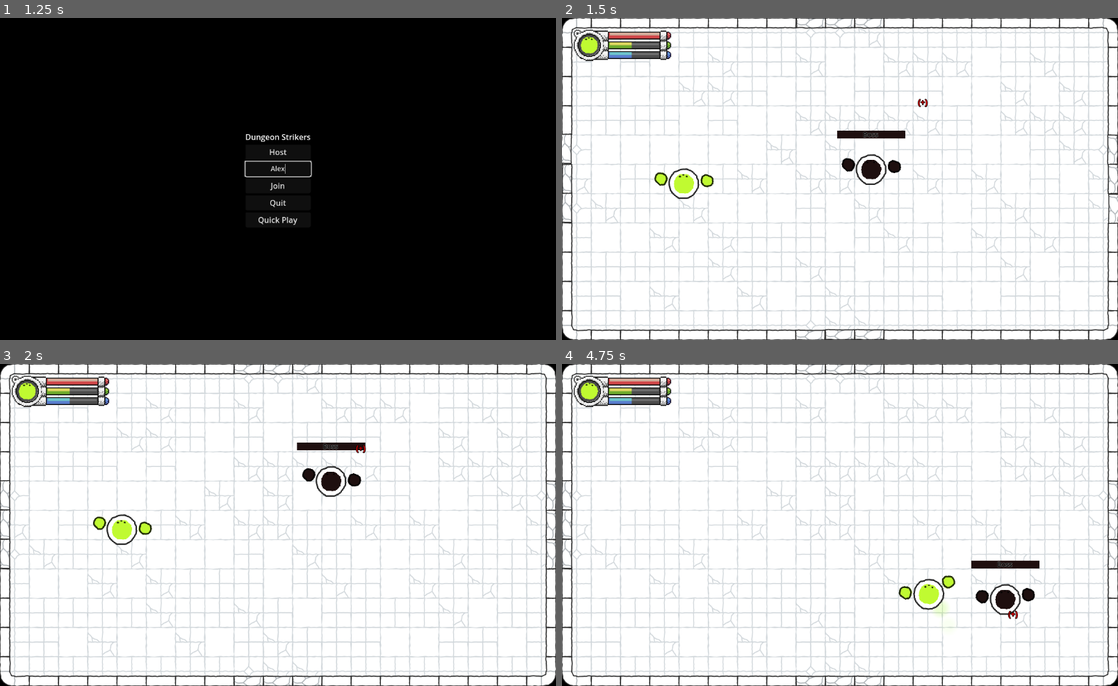
Above: before the commit, frames 1-4 (two rows, left to right).
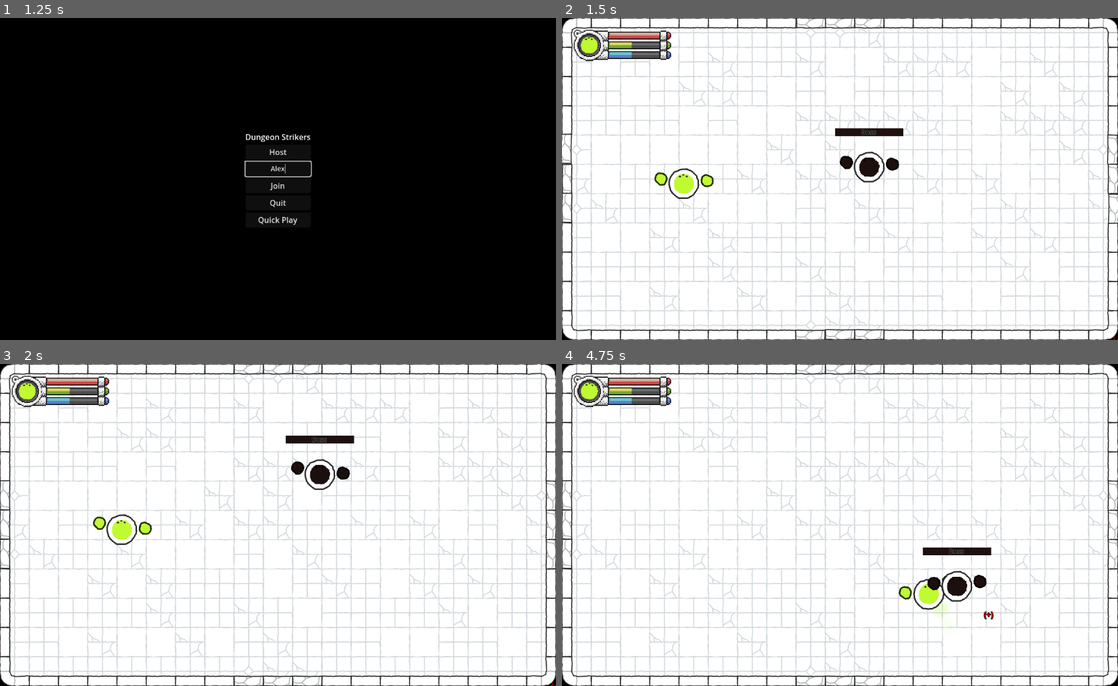
Above: after the commit, the same moments.

Repository: Tohzt/Dungeon-Strikers-2D
Game: Godot game, scene res://Main Menu/Main Menu.tscn
The game is run twice, just before and just after one commit, with the same random seed, the same clock (stepped at 60 frames per second) and the same inputs.
Inputs (mouse positions are in pixels of both pictures, inside the frame that each line leads up to):
- Up to frame 1 (1.25 s): click (278, 169) at 0.52 s; type "Alex" at 0.6 s
- Up to frame 2 (1.5 s): click "Quick Play" at 1.25 s
- Up to frame 3 (2 s): no input
- Up to frame 4 (4.75 s): move the mouse to (962, 508) at 2.02 s; hold D (move_right) 2.03-2.78 s; tap one key every 0.75 s from 2.1 s: Down (look_down) Left (look_left) Right (look_right) Up (look_up); click (962, 508) at 2.17 s; move the mouse to (728, 541) at 2.77 s; hold S (move_down) 2.78-3.53 s; move the mouse to (895, 454) at 3.52 s; hold D (move_right) 3.53-4.28 s; move the mouse to (812, 589) at 4.27 s; hold W (move_up) from 4.28 s (still down); click (812, 589) at 4.42 s

Frame 1 is identical in both runs. In frame 2, 0.7% of the frame differs, in the area x 49-100%, y 25-100%; in frame 3, 1.3%; in frame 4, 1.7%, in the area x 64-86%, y 56-80%.

Commit message:
Boss States are Wander and Target are working

Diff:
--- a/Boss/State Machine/boss_state_idle.gd
+++ b/Boss/State Machine/boss_state_idle.gd
@@ -1,15 +1,9 @@
 extends StateClass
 
-@onready var wander_state: StateClass = get_parent().get_node("Boss_Wander")
 
-# Called when the node enters the scene tree for the first time.
 func _ready() -> void:
 	super._ready()
 
-	valid_transitions = {
-		"start_wander": wander_state
-	}
-
-func enter() -> void:
-	super.enter()
-	state_handler.change_state(super.handle_transition("start_wander"))
+func enter_state() -> void:
+	super.enter_state()
+	exit_to("wander_state")
--- a/Boss/State Machine/boss_state_target.gd
+++ b/Boss/State Machine/boss_state_target.gd
@@ -1 +1,16 @@
 extends StateClass
+
+const SPEED_MULTIPLIER: float = 5000.0
+
+func enter_state() -> void:
+	super.enter_state()
+
+func update(delta: float) -> void:
+	_move_towards_target(delta)
+	if !Master.target_locked:
+		exit_to("wander_state")
+
+func _move_towards_target(delta: float) -> void:
+	var direction: Vector2 = (Master.target.global_position - Master.global_position).normalized()
+	##TODO: Don't set velocity directly. Update Master's target_position
+	Master.velocity = direction * SPEED_MULTIPLIER * delta
--- a/Boss/State Machine/boss_state_wander.gd
+++ b/Boss/State Machine/boss_state_wander.gd
@@ -1,3 +1,5 @@
+##TODO: Consider base class moving t ogiven target. Bool if movement is continuous
+##TODO: Tartget State will break
 extends StateClass
 
 ##HACK: Temp display crosshair
@@ -9,25 +11,28 @@
 const WANDER_RADIUS: float = 200.0
 const SPEED_MULTIPLIER: float = 10000.0
 
-func enter() -> void:
-	super.enter()
+func enter_state() -> void:
+	super.enter_state()
 	_pick_new_target()
+
 
 func update(delta: float) -> void:
 	_is_on_target()
+	_update_direction(delta)
+	_apply_new_direction(delta)
 
+	if Master.target_locked:
+		exit_to("target_state")
+
+func _is_on_target() -> void:
+	if Master.global_position.distance_to(target_position) < 10:
+		direction_timer = DIRECTION_CHANGE_TIME
+
+func _update_direction(delta: float) -> void:
 	direction_timer += delta
 	if direction_timer >= DIRECTION_CHANGE_TIME:
 		_pick_new_target()
 		direction_timer = 0
-
-	var direction: Vector2 = (target_position - Master.global_position).normalized()
-	##TODO: Don't set velocity directly. Update Master's target_position
-	Master.velocity = direction * SPEED_MULTIPLIER * delta
-
-func _is_on_target() -> void:
-	if Master.global_position.distance_to(target_position) < 10:
-		direction_timer = DIRECTION_CHANGE_TIME
 
 func _pick_new_target() -> void:
 	var random_angle: float = randf_range(0, TAU)
@@ -60,3 +65,8 @@
 
 	##HACK: Temp display crosshair
 	emit_signal("target_position_changed", target_position)
+
+func _apply_new_direction(delta: float) -> void:
+	var direction: Vector2 = (target_position - Master.global_position).normalized()
+	##TODO: Don't set velocity directly. Update Master's target_position
+	Master.velocity = direction * SPEED_MULTIPLIER * delta
--- a/Boss/State Machine/state_base.gd
+++ b/Boss/State Machine/state_base.gd
@@ -1,4 +1,6 @@
 class_name StateClass extends Node
+@onready var state_wander: StateClass = get_parent().get_node("Boss_Wander")
+@onready var state_target: StateClass = get_parent().get_node("Boss_Target")
 
 var state_handler: Node
 var Master: CharacterBody2D
@@ -13,8 +15,13 @@
 	set_process(false)
 	set_physics_process(false)
 
+	valid_transitions = {
+		"wander_state": state_wander,
+		"target_state": state_target
+	}
 
-func enter() -> void:
+
+func enter_state() -> void:
 	set_process(true)
 
 
@@ -31,6 +38,7 @@
 	return null
 
 
-func exit() -> void:
+func exit_to(next_state: String) -> void:
+	state_handler.change_state(handle_transition(next_state))
 	set_process(false)
 	set_physics_process(false)
--- a/Boss/State Machine/state_handler.gd
+++ b/Boss/State Machine/state_handler.gd
@@ -8,22 +8,16 @@
 func _ready() -> void:
 	if state_init:
 		state_current = state_init
-		state_current.enter()
-
-func _process(_delta: float) -> void:
-	if state_current:
-		_handle_state_transition()
+		state_current.enter_state()
 
 func change_state(new_state: StateClass) -> void:
 	if state_current == new_state: return
 
 	state_next = new_state
+	_handle_state_transition()
 
 func _handle_state_transition() -> void:
 	if state_next and state_next != state_current:
-		if state_current:
-			state_current.exit()
-
 		state_current = state_next
-		state_current.enter()
+		state_current.enter_state()
 		state_next = null
--- a/Boss/boss.gd
+++ b/Boss/boss.gd
@@ -4,11 +4,7 @@
 @onready var Sprite: Sprite2D = $"Sprite Inner"
 @export var Hands: Node2D
 @export var Attack_Origin: Marker2D
-
-#NOTE: Enemy should run on state alone
-#@export_category("Handlers")
-#@export var Input_Handler: BossInputHandler
-#@export var Attack_Handler: BossAttackHandler
+@onready var ray_target := $RayCast2D
 
 var hp_max: float = 1000.0
 var hp: float = hp_max
@@ -25,6 +21,8 @@
 var is_in_iframes: bool = false
 var iframes_duration: float = 0.5
 
+var target: PlayerClass
+var target_locked: bool = false
 
 func _enter_tree() -> void:
 	if multiplayer.is_server():
@@ -37,22 +35,21 @@
 
 func _process(delta: float) -> void:
 	_update_hp(delta)
+	##TODO: Get nearest target.. or whatever should take the agro
+	target = get_tree().get_first_node_in_group("Player")
+	var target_angle := position.direction_to(target.global_position).angle()
+	var _offset := deg_to_rad(90)
+	ray_target.global_rotation = target_angle + _offset
+	var ray_collider: Node2D = ray_target.get_collider()
+	if ray_collider:
+		target_locked = ray_collider.is_in_group("Player")
+	else:
+		target_locked = false
+
 	if !is_multiplayer_authority(): return
-
-	#NOTE: Removing Handlers
-	#if Input_Handler.is_aiming:
-		#rotation = lerp_angle(rotation, Input_Handler.input_direction.angle() + PI/2, delta * 10)
-	#elif velocity and !is_in_iframes:
-		#rotation = lerp_angle(rotation, velocity.angle() + PI/2, delta * 10)
-#
-	#if Attack_Handler.attack_confirmed:
-		##attack.rpc(Input_Handler.input_direction, Input_Handler.is_aiming)
-		#Attack_Handler.attack_confirmed = false
 
 func _physics_process(_delta: float) -> void:
 	if !Server.OFFLINE and !multiplayer.is_server(): return
-	#NOTE: Removing Handlers
-	#velocity = Input_Handler.velocity
 	move_and_slide()
 
 
@@ -63,31 +60,6 @@
 func reset_position(pos: Vector2) -> void:
 	spawn_pos = pos
 	global_position = spawn_pos
-
-#NOTE: Removing Handlers
-#var atk_side: int = 0
-#@rpc("any_peer", "call_local")
-#func attack(atk_dir: Vector2, is_aiming: bool) -> void:
-	#atk_side = _throw_punch(atk_side)
-	#if multiplayer.get_unique_id() != 1: return
-	#
-	#var entities_node: Node2D = get_tree().get_first_node_in_group("Entities")
-	#if !entities_node: return
-		#
-	#var _atk: BossAttackClass = Global.BOSS_ATTACK.instantiate()
-	#_atk.Attacker = self
-	#_atk.attack_power = ATTACK
-	#_atk.global_position = global_position
-	#_atk.spawn_position = global_position
-	#_atk.modulate = Sprite.modulate
-	#entities_node.add_child(_atk, true)
-	#
-	#if is_aiming: _atk.set_props("ranged", 50, atk_dir)
-	#else: _atk.set_props("melee", 100, atk_dir, 0.5)
-#
-#func _throw_punch(side: int = 1) -> int:
-	#Hands.get_child(side).is_attacking = true
-	#return (side+1)%2
 
 @rpc("any_peer", "call_local")
 func set_color(col: Color) -> void:
--- a/Boss/boss.tscn
+++ b/Boss/boss.tscn
@@ -187,5 +187,9 @@
 text = "(+)"
 script = ExtResource("16_fdnl6")
 
+[node name="RayCast2D" type="RayCast2D" parent="."]
+target_position = Vector2(0, -200)
+collision_mask = 3
+
 [editable path="Hands/Left Hand"]
 [editable path="Hands/Right Hand"]
